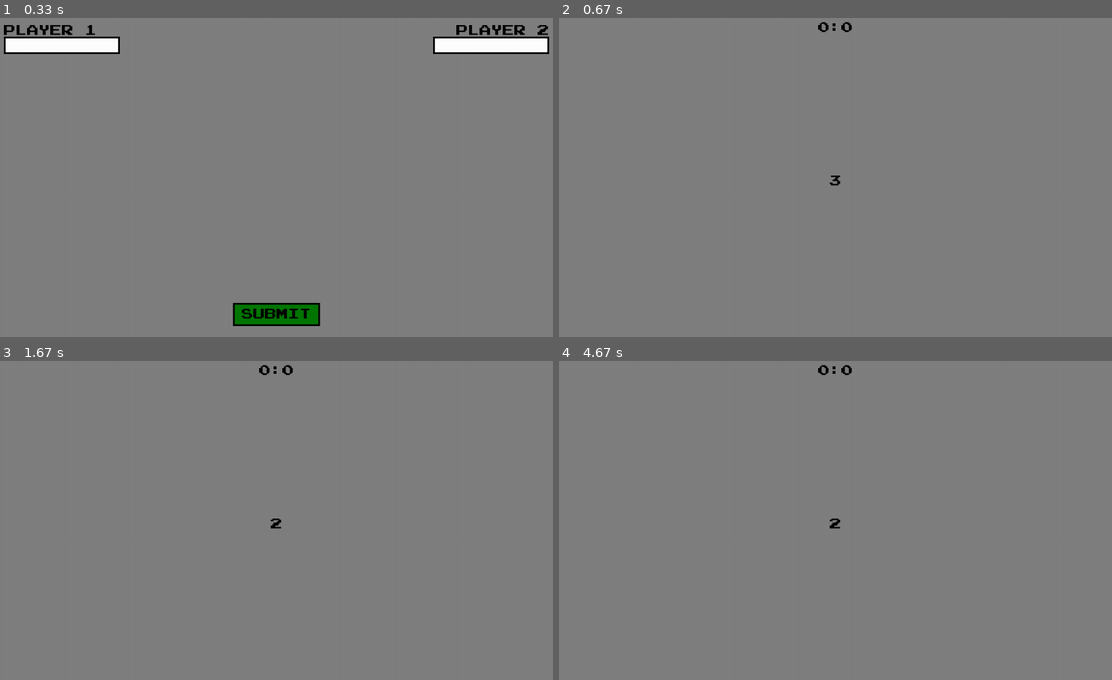
Above: before the commit, frames 1-4 (two rows, left to right).
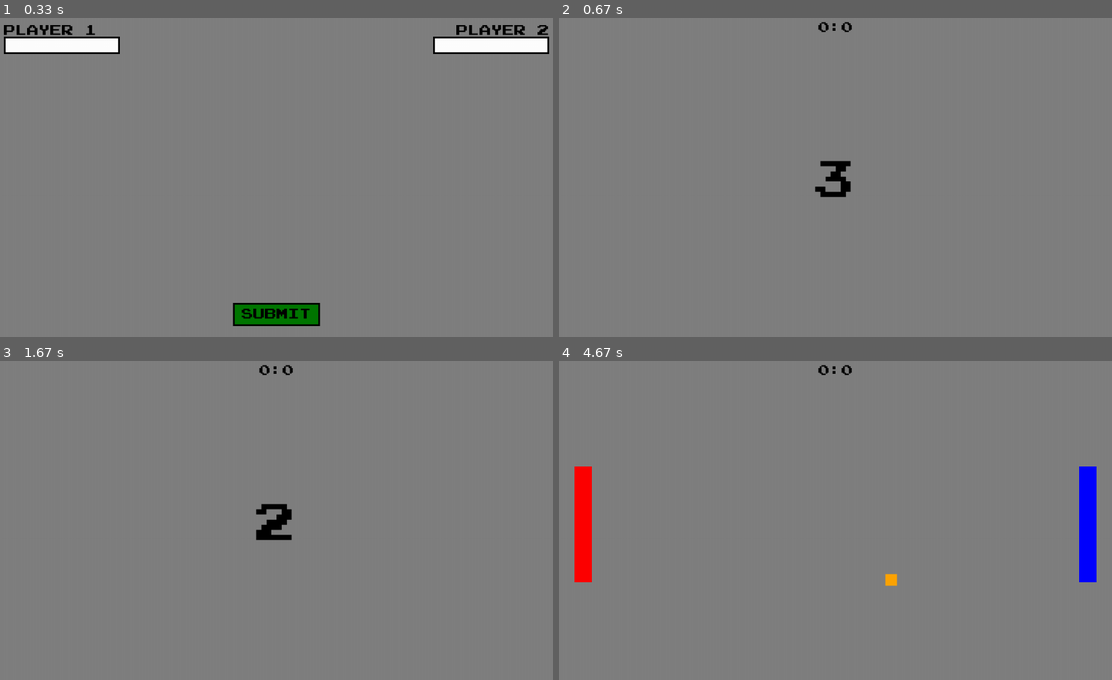
Above: after the commit, the same moments.

Repository: mentekoppany11/Python_projekt-Pong-
Game: pygame game, started from Pong.py
Two runs of this game, one before a commit and one after it. Both use one fixed random seed, a clock stepped at 60 frames per second and the inputs below.
Inputs:
- Up to frame 1 (0.33 s): no input
- Up to frame 2 (0.67 s): click "SUBMIT" at 0.38 s
- Up to frame 3 (1.67 s): no input
- Up to frame 4 (4.67 s): no input

Frame 1 is identical in both runs. In frame 2, 0.4% of the frame differs, in the area x 46-53%, y 1-57%; in frame 3, 0.5%; in frame 4, 2.4%, in the area x 2-98%, y 1-71%.

Commit message:
feles fájlok törlése

Diff:
--- a/Pong.py
+++ b/Pong.py
@@ -19,8 +19,8 @@
 
 pygame.display.set_caption("Pong")
 try:
-    icon_surf = pygame.image.load('icon.png')
-    font = pygame.font.Font("game_font.ttf")
+    icon_surf = pygame.image.load("Z:\\1_Python\\Python_projekt-Pong-\\icon.png")
+    font = pygame.font.Font("Z:\\1_Python\\Python_projekt-Pong-\\game_font.ttf")
 except FileNotFoundError as e:
     print(f"Fájl nem található/File not Found: {e}")
     font = pygame.font.Font(None, 30)
@@ -51,20 +51,32 @@
 player2_score = 0
 
 def countdown(seconds):
+
+    countdown_font = pygame.font.Font("Z:\\1_Python\\Python_projekt-Pong-\\game_font.ttf", 70)
+
     for count in range(seconds, 0, -1):
 
         screen.fill(GRAY)
 
-        score_surf = font.render(f"Player1 {player1_score}:{player2_score} Player2", False, BLACK, GRAY)
+        score_surf = font.render(f"{player1_name} {player1_score}:{player2_score} {player2_name}", True, BLACK)
         score_rect = score_surf.get_rect(midtop = (500, 25))
         screen.blit(score_surf, score_rect)
 
-        countdown_surf = font.render(f"Következő kör kezdődik: {count}", False, BLACK, GRAY)
+        countdown_surf = countdown_font.render(str(count), True, BLACK)
         countdown_rect = countdown_surf.get_rect(center = (500, 300))
         screen.blit(countdown_surf, countdown_rect)
 
         pygame.display.update()
         sleep(1)
+
+    screen.fill(GRAY)
+
+    countdown_surf = countdown_font.render("GO", True, BLACK)
+    countdown_rect = countdown_surf.get_rect(center = (500, 300))
+    screen.blit(countdown_surf, countdown_rect)
+
+    pygame.display.update()
+    sleep(1)
 
 def name_input():
 
@@ -174,37 +186,11 @@
         pygame.display.update()
         clock.tick(60)
 
-    loading = True
-
-    while loading:
-        for event in pygame.event.get():
-            if event.type == pygame.QUIT:
-                pygame.quit()
-                exit()
-
-        for count in range(3, 0, -1):
-
-            screen.fill(GRAY)
-
-            score_surf = font.render(f"{input_text_p1} {player1_score}:{player2_score} {input_text_p2}", False, BLACK, GRAY)
-            score_rect = score_surf.get_rect(midtop = (500, 25))
-            screen.blit(score_surf, score_rect)
-
-            countdown_surf = font.render(str(count), True, BLACK)
-            countdown_rect = countdown_surf.get_rect(center = (500, 300))
-            screen.blit(countdown_surf, countdown_rect)
-
-            pygame.display.update()
-            sleep(1)
-
-
-
-
-
-
     return input_text_p1, input_text_p2
 
 player1_name, player2_name = name_input()
+
+countdown(3)
 
 while True:
     if player1_score != 3 and player2_score != 3:
@@ -247,26 +233,61 @@
             ball_speed_x *= 1.05
 
         if ball_rect.left >= 1000:
+            ball_speed_x = choice([6, -6])
+            ball_speed_y = choice([6, -6])
         #Labda visszahelyezése középre
-            ball_rect.x, ball_rect.y= 500, 300
+            ball_rect.x, ball_rect.y = 500, 300
         #Eredmény frissítése
             player1_score += 1
         #Visszaszámláló
-            countdown(3)
+            if player1_score != 3:
+                countdown(3)
 
         if ball_rect.right <= 0:
+            ball_speed_x = choice([6, -6])
+            ball_speed_y = choice([6, -6])
         #Labda visszahelyezése középre
-            ball_rect.x, ball_rect.y= 500, 300
+            ball_rect.x, ball_rect.y = 500, 300
         #Eredmény frissítése
             player2_score += 1
         #Visszaszámláló
-            countdown(3)
+            if player2_score != 3:
+                countdown(3)
 
         if player1_rect.colliderect(ball_rect) or player2_rect.colliderect(ball_rect):
             ball_speed_x *= -1.05
 
         pygame.display.update()
         clock.tick(60)
+
     else:
-        pygame.time.wait(5000)
+
+        winner_font = pygame.font.Font("Z:\\1_Python\\Python_projekt-Pong-\\game_font.ttf", 40)
+
+        while True:
+            for event in pygame.event.get():
+                if event.type == pygame.QUIT:
+                    pygame.quit()
+                    exit()
+
+            screen.fill(GRAY)
+
+            if player1_score == 3:
+
+                winner_text_p1_surf = winner_font.render(f"WINNER {player1_name}", True, BLACK)
+                winner_text_p1_rect = winner_text_p1_surf.get_rect(center = (500, 300))
+                screen.blit(winner_text_p1_surf, winner_text_p1_rect)
+
+            if player2_score == 3:
+
+                winner_text_p2_surf = winner_font.render(f"WINNER {player2_name}", True, BLACK)
+                winner_text_p2_rect = winner_text_p2_surf.get_rect(center = (500, 300))
+                screen.blit(winner_text_p2_surf, winner_text_p2_rect)
+
+            pygame.display.update()
+            clock.tick(60)
+
+            pygame.time.wait(5000)
+            break
+
         break
Not shown, changed: To-do_list
